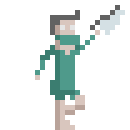
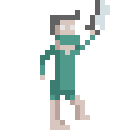
The second w=130, h=130 image is a revision of the first. Changes to its layers:
showed "Layer 1 copy 7" (3rd of 3, in "leg") over box(40, 0, 110, 130)
hid "Layer 1 copy 6" (3rd of 3, in "leg") over box(35, 5, 125, 130)
